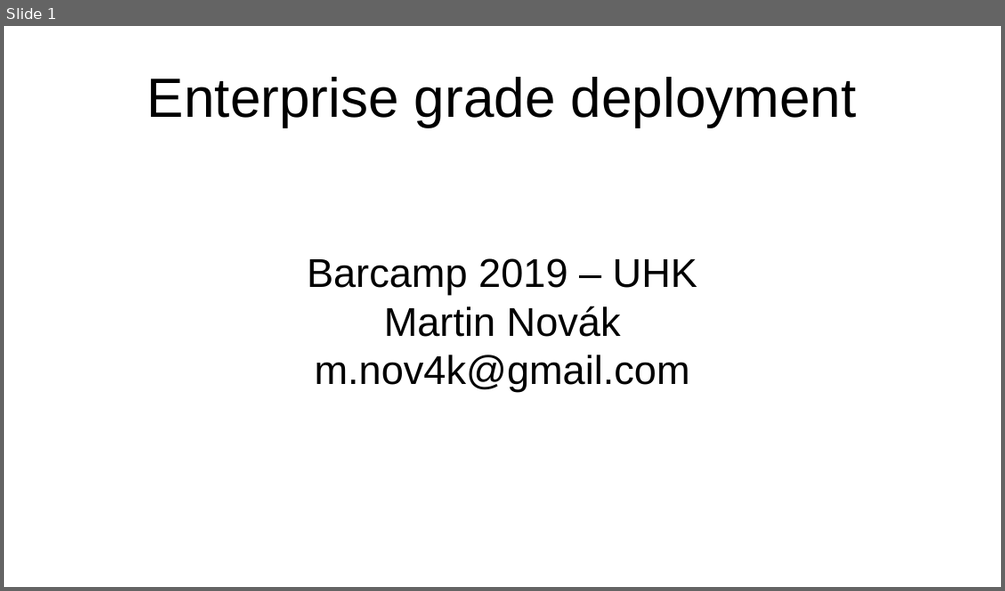
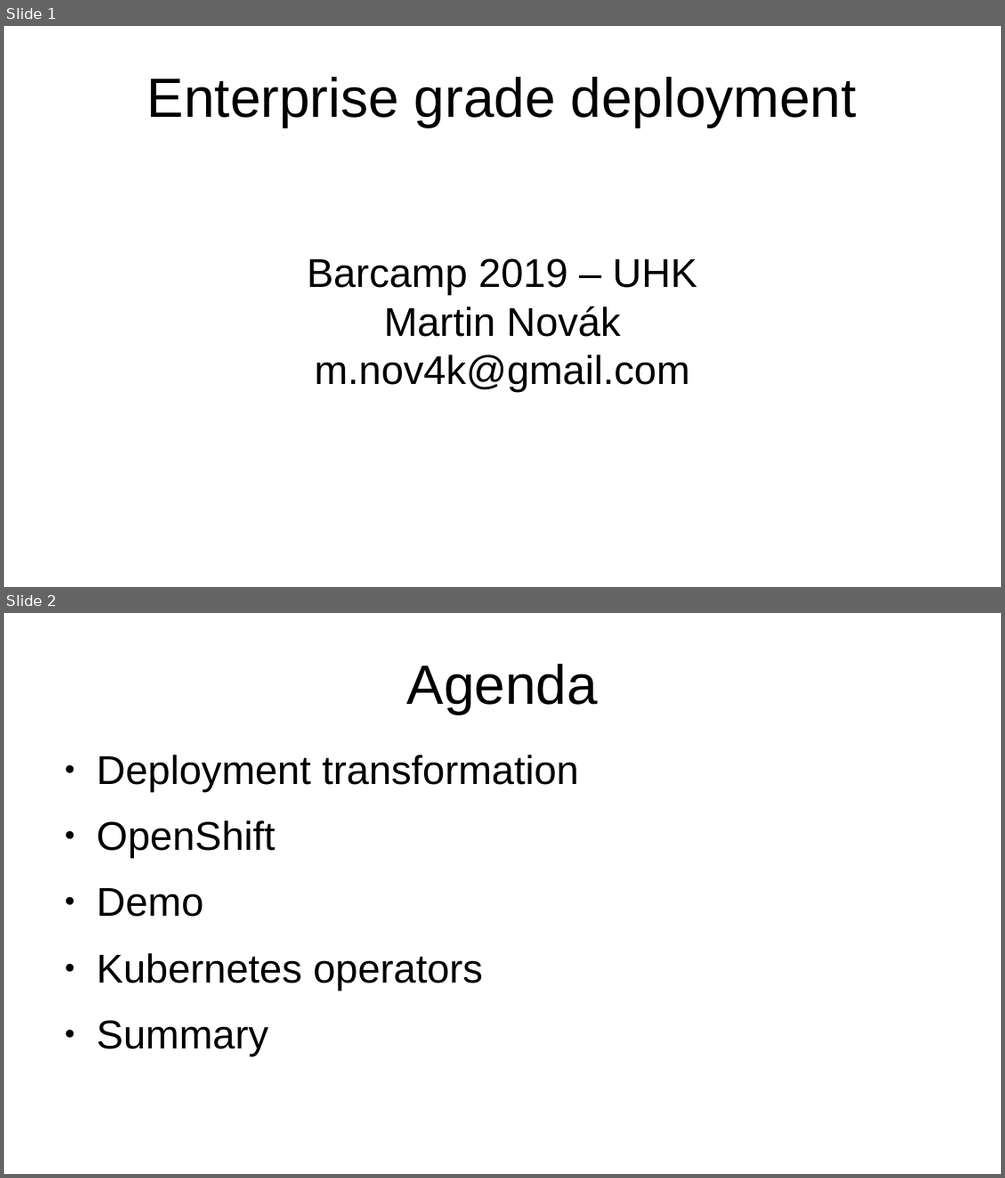
Before and after one commit to mano-cz/OpenshiftPresentation, a slide deck: RawContent.odp. Shown one above the other, each under a label of ours: slide 1 before the commit, slides 1 and 2 after it. The pictures are 1005x591 and 1005x1178 pixels, drawn with LibreOffice and Linux fonts; fonts in the diff are those of the drawing. Boxes give left, top, right and bottom in pixels: in the first picture for what was removed or moved away, otherwise in the second. Text is boxed around its words. In the diff, an @@ line names an element or a change of style, - is before the commit and + after.

```diff
--- a/RawContent.odp
+++ b/RawContent.odp
@@ slide 2 added at [4,613,1001,1174], background #FFFFFF @@
@@ title added at [407,664,598,714], 44 pt, text #000000 @@
+Agenda
@@ text added at [97,755,578,1055], 32 pt, text #000000 @@
+● Deployment transformation
+● OpenShift
+● Demo
+● Kubernetes operators
+● Summary
```
Also in this commit, not shown: 11 other slides added.
